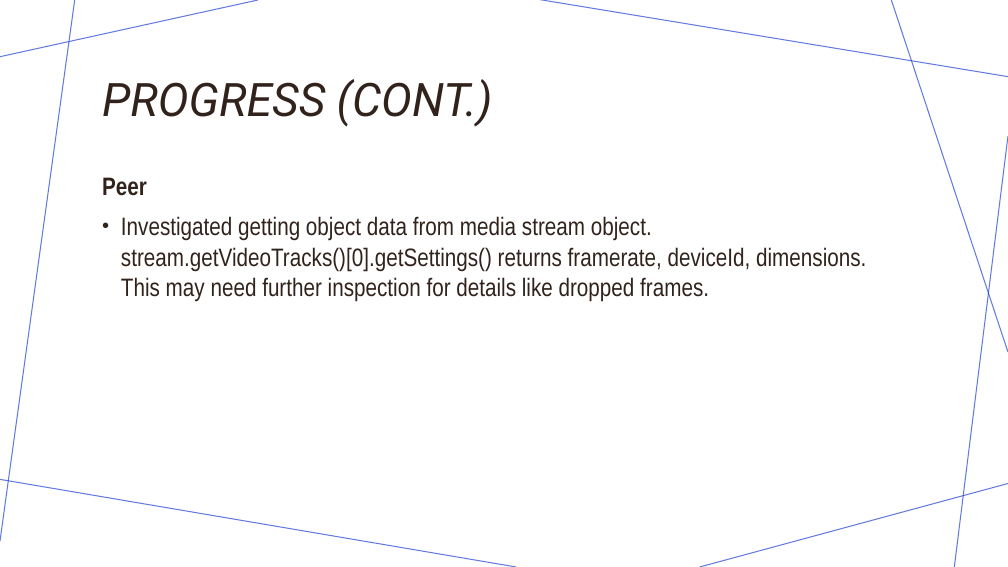
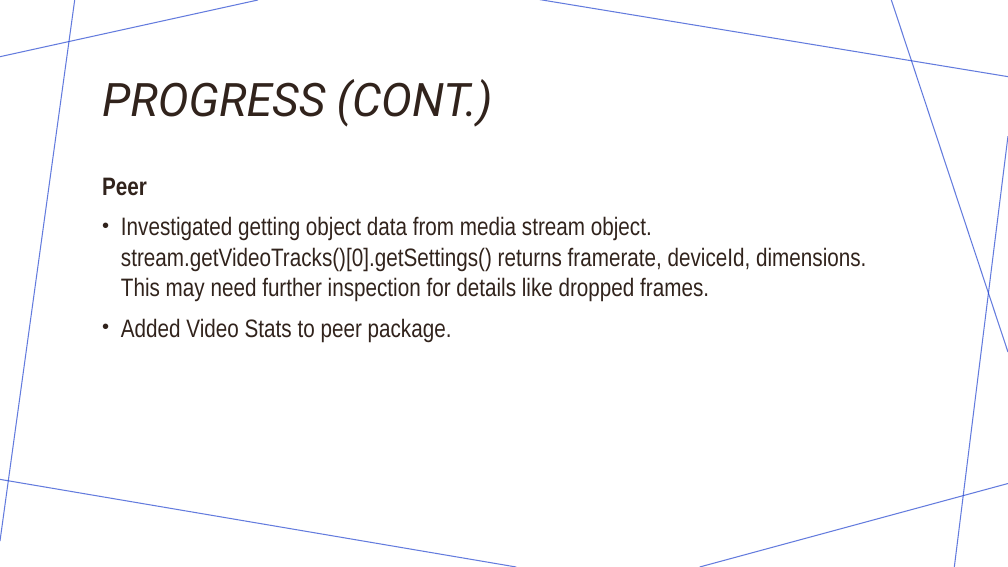
Before and after one commit to callummclu/dissertation, a slide deck: slide 3 of meetings/week 10/week10_presentation.pptx. Drawn at 1008x567 pixels with LibreOffice and Linux fonts; fonts in the diff are those of the drawing. Boxes give left, top, right and bottom in pixels: in the first picture for what was removed or moved away, otherwise in the second. Text is boxed around its words. In the diff, an @@ line names an element or a change of style, - is before the commit and + after.

```diff
--- a/meetings/week 10/week10_presentation.pptx
+++ b/meetings/week 10/week10_presentation.pptx
@@ text at (121,318,452,343): paragraph added @@
+• Added Video Stats to peer package.
```
Also in this commit, not shown: 2 other slides changed, 2 other files.
